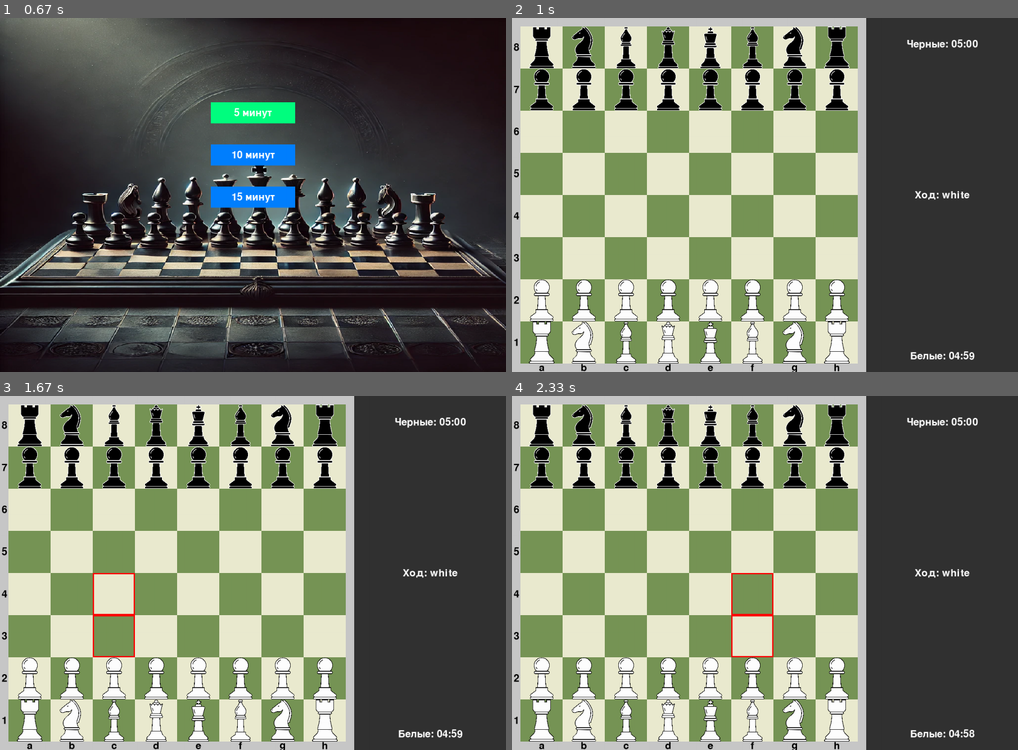
Above: before the commit, frames 1-4 (two rows, left to right).
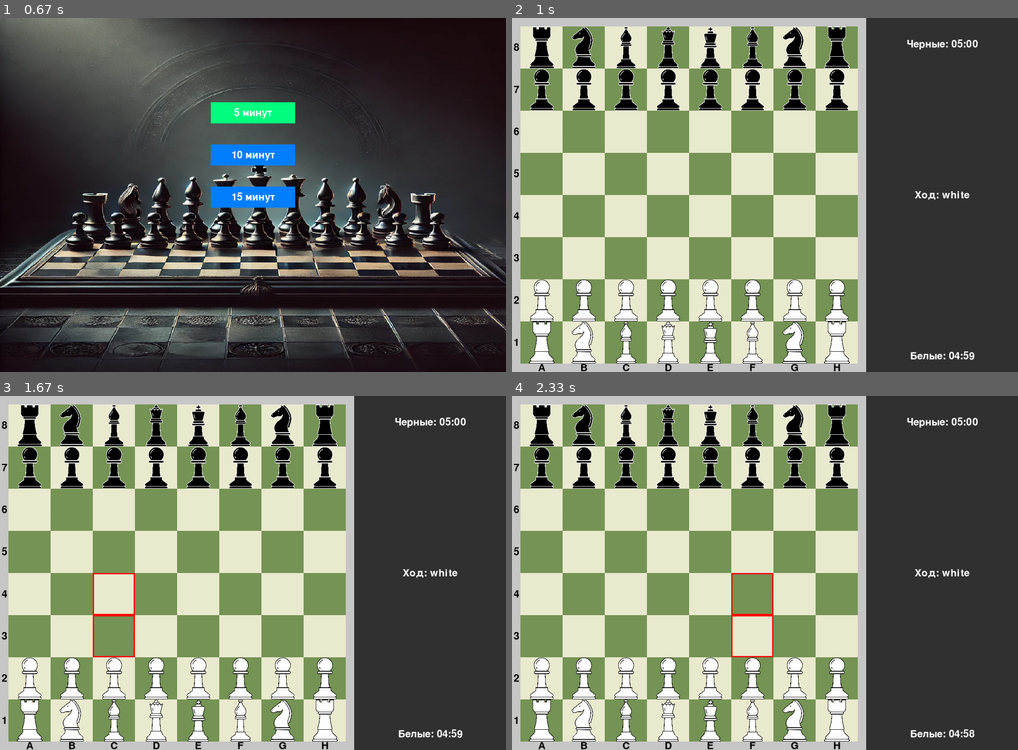
Above: after the commit, the same moments.

Repository: DecidedViewerDumb/ChessPyGame
Game: pygame game, started from main.py
Two runs of this game, one before a commit and one after it. Both use one fixed random seed, a clock stepped at 60 frames per second and the inputs below.
Inputs (mouse positions are in pixels of both pictures, inside the frame that each line leads up to):
- Up to frame 1 (0.67 s): click "Игра против компьютера" at 0.38 s
- Up to frame 2 (1 s): click "5 минут" at 0.72 s
- Up to frame 3 (1.67 s): click (96, 654) at 1.05 s
- Up to frame 4 (2.33 s): click (739, 665) at 1.88 s

Frame 1 is identical in both runs. In frame 2, 0.1% of the frame differs, in the area x 5-65%, y 97-100%; in frame 3, 0.1%; in frame 4, 0.1%.

Commit message:
Добавил рабочее "Взятие на проходе"

Diff:
--- a/classes/board.py
+++ b/classes/board.py
@@ -43,6 +43,7 @@
         self.selected_piece = None
         self.valid_moves = []
         self.current_player = "white"
+        self.en_passant_target = None
 
         self.state_checker = GameStateChecker(self)
         self.renderer = BoardRenderer(
@@ -124,11 +125,15 @@
         """
         # Добавляем черные пешки
         for col in range(8):
-            self.grid[1][col] = Pawn("black", (1, col), self.cell_size, self.board_start_x, self.board_start_y)
+            pawn = Pawn("black", (1, col), self.cell_size, self.board_start_x, self.board_start_y)
+            pawn.board = self  # Добавляем ссылку на доску
+            self.grid[1][col] = pawn
 
         # Добавляем белые пешки
         for col in range(8):
-            self.grid[6][col] = Pawn("white", (6, col), self.cell_size, self.board_start_x, self.board_start_y)
+            pawn = Pawn("white", (6, col), self.cell_size, self.board_start_x, self.board_start_y)
+            pawn.board = self
+            self.grid[6][col] = pawn
 
         # Добавляем черные ладьи
         self.grid[0][0] = Rook("black", (0, 0), self.cell_size, self.board_start_x, self.board_start_y)
--- a/classes/board_renderer.py
+++ b/classes/board_renderer.py
@@ -41,7 +41,7 @@
 
         # Подписи столбцов (a-h)
         for col in range(8):
-            letter = chr(ord('a') + col)
+            letter = chr(ord('A') + col)
             text = self.font.render(letter, True, (0, 0, 0))
             text_rect = text.get_rect(
                 center=(
--- a/classes/move_handler.py
+++ b/classes/move_handler.py
@@ -125,6 +125,25 @@
         """
         original_grid = [[self.board.grid[row][col] for col in range(8)] for row in range(8)]
         original_position = self.board.selected_piece.position
+        start_row, start_col = original_position
+        piece = self.board.selected_piece
+
+        # Сброс флага взятия на проходе
+        self.board.en_passant_target = None
+
+        # Обработка взятия на проходе
+        if isinstance(piece, Pawn):
+            # Ход на две клетки - устанавливаем правильную целевую позицию
+            if abs(row - start_row) == 2:
+                direction = 1 if piece.color == "black" else -1
+                self.board.en_passant_target = (start_row + direction, start_col)  # Позиция ПРОМЕЖУТОЧНОЙ клетки
+
+            # Выполнение взятия на проходе
+            if col != start_col and self.board.grid[row][col] is None:
+                # Удаляем пешку противника
+                captured_row = start_row  # Ряд где стояла атакующая пешка
+                captured_col = col  # Колонка куда пошла цель
+                self.board.grid[captured_row][captured_col] = None
 
         # Логируем ход
         start_pos = self.board.selected_piece.position
@@ -157,6 +176,10 @@
                 # Меняем игрока
                 self.board.current_player = "black" if self.board.current_player == "white" else "white"
 
+        # Обновление флага has_moved для пешки
+        if isinstance(piece, Pawn):
+            piece.has_moved = True
+
         # Сбрасываем выбор фигуры
         self.board.selected_piece = None
         self.board.valid_moves = []
--- a/classes/pieces/pawn.py
+++ b/classes/pieces/pawn.py
@@ -37,9 +37,18 @@
 
         # Взятие фигур по диагонали
         for dc in [-1, 1]:  # Проверяем обе диагонали
-            if 0 <= row + direction < 8 and 0 <= col + dc < 8:
+            if 0 <= col + dc < 8 and 0 <= row + direction < 8:
                 target = board[row + direction][col + dc]
-                if target is not None and target.color != self.color:
+                if target and target.color != self.color:
                     valid_moves.append((row + direction, col + dc))
 
+        # Взятие на проходе
+        if self.board.en_passant_target:
+            target_row, target_col = self.board.en_passant_target
+            # Проверяем что цель находится на соседней колонке и правильном ряду
+            if (row == target_row - direction and
+                    abs(col - target_col) == 1 and
+                    self.board.grid[target_row][target_col] is None):
+                valid_moves.append((target_row, target_col))
+
         return valid_moves
Binary file changed: requirements.txt
